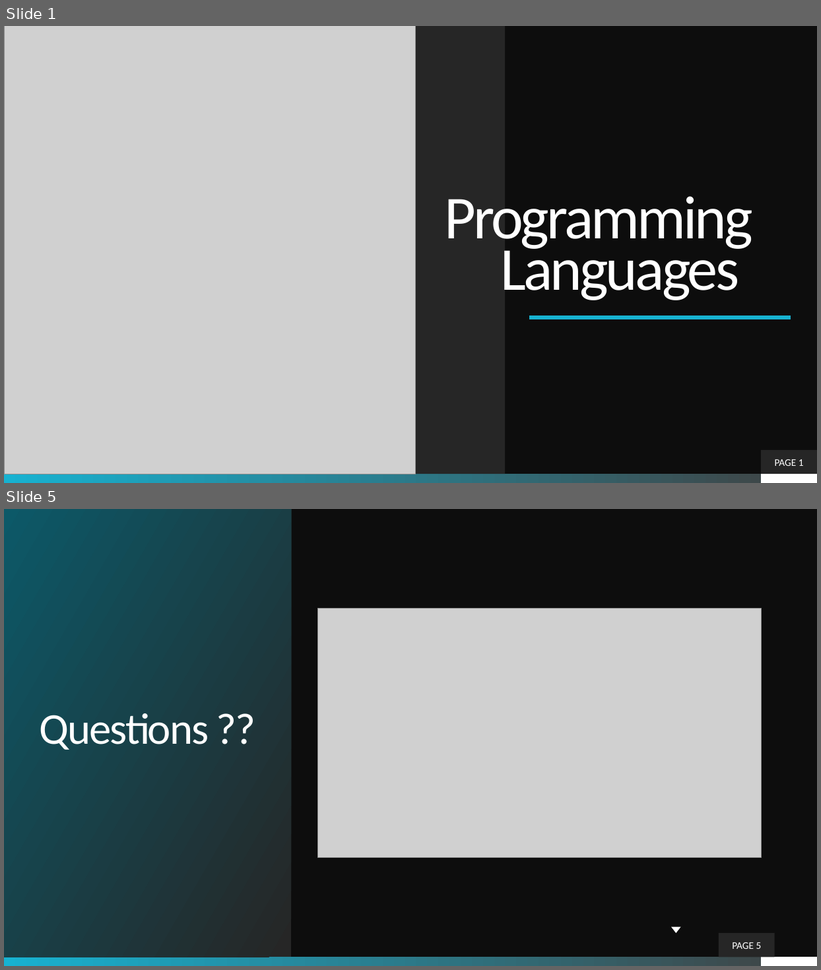
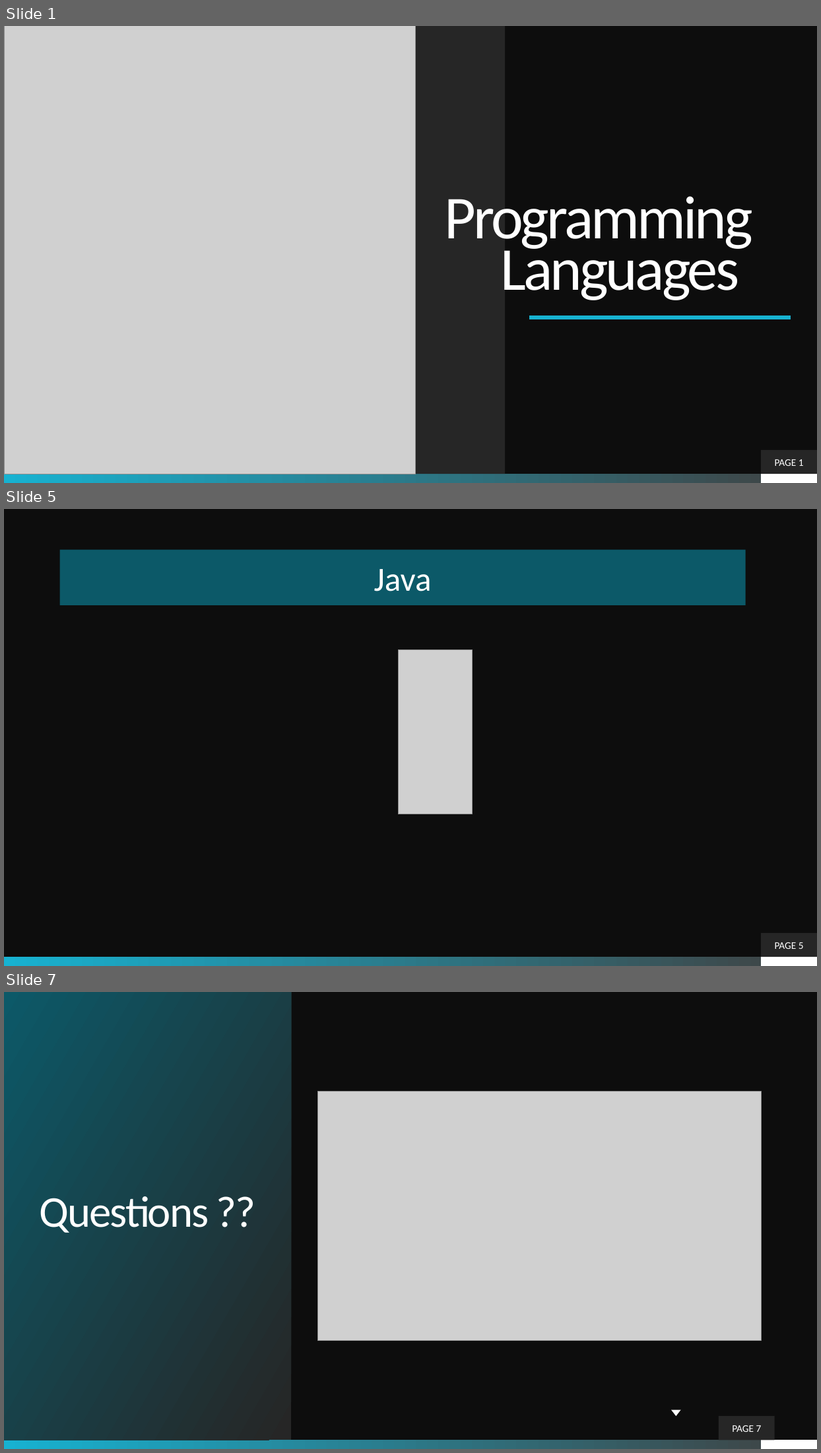
Before and after one commit to theLeonidas/Courses, a slide deck: courseMaterial/Objective-1-Java Language & Environment/1-Programming_Languages.pptx. Shown one above the other, each under a label of ours: slides 1 and 5 before the commit, slides 1, 5 and 7 after it; the slides between them are not shown. The pictures are 821x970 and 821x1453 pixels, drawn with LibreOffice and Linux fonts; fonts in the diff are those of the drawing; grey boxes stand for pictures; background and template pictures are left out. Boxes give left, top, right and bottom in pixels: in the first picture for what was removed or moved away, otherwise in the second. Text is boxed around its words. In the diff, an @@ line names an element or a change of style, - is before the commit and + after.

```diff
--- a/courseMaterial/Objective-1-Java Language & Environment/1-Programming_Languages.pptx
+++ b/courseMaterial/Objective-1-Java Language & Environment/1-Programming_Languages.pptx
@@ slide 5 added at (4, 509, 817, 966), background picture (left out); not listed: 2 template elements that a slide beside it also shows @@
@@ title added at (60, 550, 746, 605), fill #0C5968, 40 pt, text #FFFFFF @@
+Java
@@ picture added at (398, 650, 472, 815) @@
@@ page number added at (762, 933, 817, 957), fill #262626, 12 pt, text #FFFFFF @@
+PAGE 5
@@ what was slide 5 is now slide 7 @@
@@ page number at (732, 1426, 762, 1432): text changed @@
-PAGE 5
+PAGE 7
```
Also in this commit, not shown: 3 slides changed, 1 other slide added, 24 other files.
